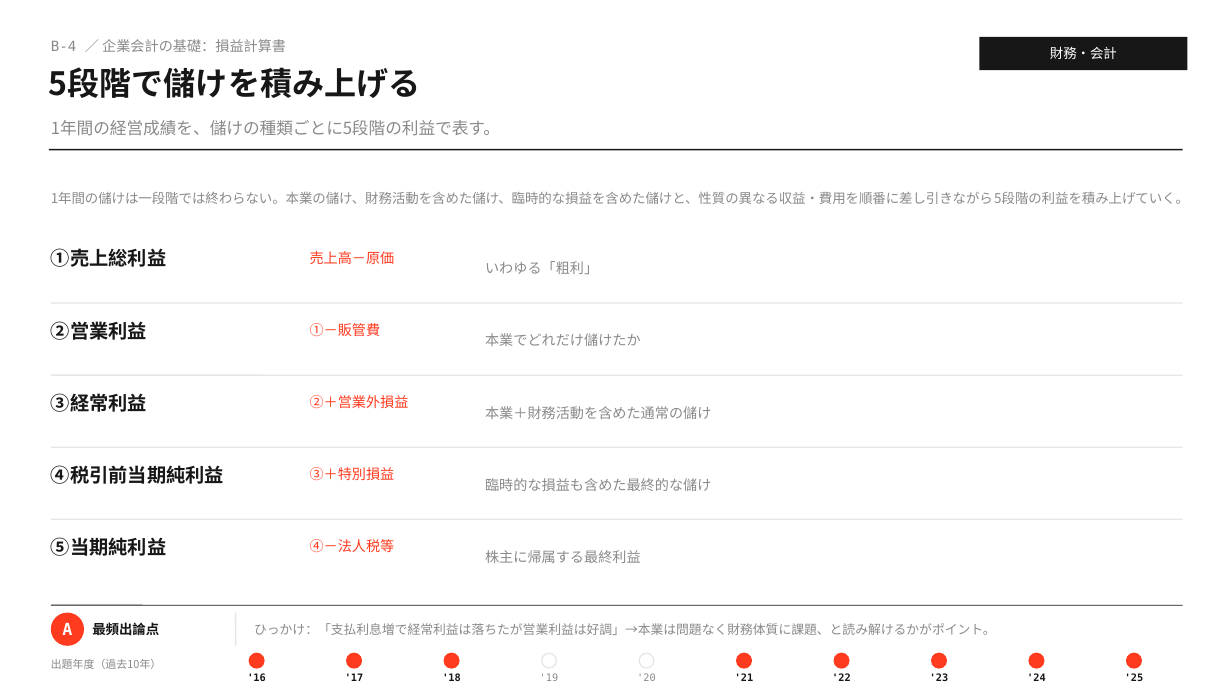
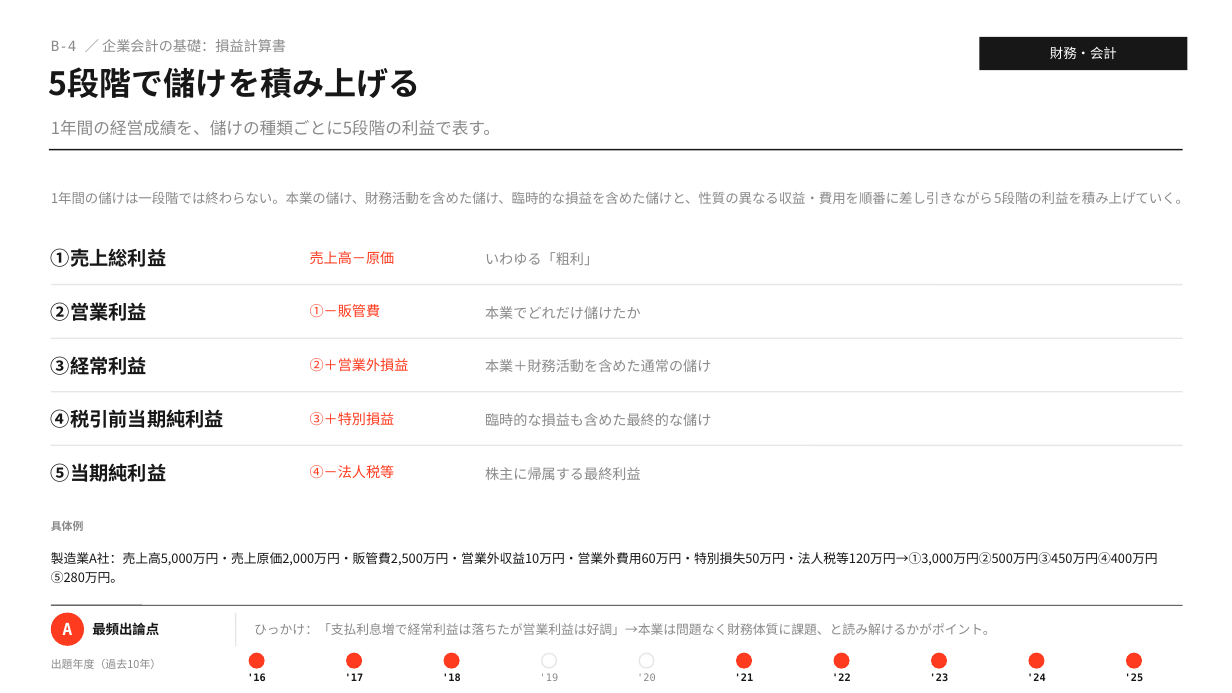
Before and after one commit to MasatoshiSano/SMEC, a slide deck: slide 6 of slides/1st_stage/B_finance_accounting.pptx. Drawn at 1232x693 pixels with LibreOffice and Linux fonts; fonts in the diff are those of the drawing. Boxes give left, top, right and bottom in pixels: in the first picture for what was removed or moved away, otherwise in the second. Text is boxed around its words. In the diff, an @@ line names an element or a change of style, - is before the commit and + after.

```diff
--- a/slides/1st_stage/B_finance_accounting.pptx
+++ b/slides/1st_stage/B_finance_accounting.pptx
@@ text "いわゆる「粗利」": place and size @@
-text "いわゆる「粗利」" at <box>485,261,598,274</box>
+text "いわゆる「粗利」" at <box>485,252,598,265</box>
@@ 2 texts, 1 line: place and size @@
-2 texts, 1 line at <box>51,303,1183,340</box>
+2 texts, 1 line at <box>51,285,1183,321</box>
@@ text "本業でどれだけ儲けたか": place and size @@
-text "本業でどれだけ儲けたか" at <box>485,333,641,346</box>
+text "本業でどれだけ儲けたか" at <box>485,306,641,319</box>
@@ text "③経常利益": place and size @@
-text "③経常利益" at <box>51,393,147,412</box>
+text "③経常利益" at <box>51,356,147,375</box>
@@ line moved from (51, 519) - (1183, 519) to (51, 338) - (1183, 338) @@
@@ text "②＋営業外損益": place and size @@
-text "②＋営業外損益" at <box>310,395,409,409</box>
+text "②＋営業外損益" at <box>310,358,409,372</box>
@@ text "本業＋財務活動を含めた通常の儲け": place and size @@
-text "本業＋財務活動を含めた通常の儲け" at <box>485,406,711,419</box>
+text "本業＋財務活動を含めた通常の儲け" at <box>485,359,711,372</box>
@@ text "④税引前当期純利益": place and size @@
-text "④税引前当期純利益" at <box>51,465,224,484</box>
+text "④税引前当期純利益" at <box>51,409,224,428</box>
@@ line moved from (51, 375) - (1183, 375) to (51, 392) - (1183, 392) @@
@@ text "③＋特別損益": place and size @@
-text "③＋特別損益" at <box>310,467,395,481</box>
+text "③＋特別損益" at <box>310,412,395,426</box>
@@ text "臨時的な損益も含めた最終的な儲け": place and size @@
-text "臨時的な損益も含めた最終的な儲け" at <box>485,478,711,491</box>
+text "臨時的な損益も含めた最終的な儲け" at <box>485,413,711,426</box>
@@ text "⑤当期純利益": place and size @@
-text "⑤当期純利益" at <box>51,537,166,556</box>
+text "⑤当期純利益" at <box>51,463,166,482</box>
@@ text "④－法人税等": place and size @@
-text "④－法人税等" at <box>310,539,395,553</box>
+text "④－法人税等" at <box>310,465,395,479</box>
@@ text "株主に帰属する最終利益": place and size @@
-text "株主に帰属する最終利益" at <box>485,550,641,563</box>
+text "株主に帰属する最終利益" at <box>485,467,641,480</box>
@@ text added at <box>51,521,1158,583</box>, 10 pt, text #171717 @@
+具体例
+製造業A社：売上高5,000万円・売上原価2,000万円・販管費2,500万円・営業外収益10万円・営業外費用60万円・特別損失50万円・法人税等120万円→①3,000万円②500万円③450万円④400万円⑤280万円。
```
Also in this commit, not shown: 5 other slides changed, 2 other files.
